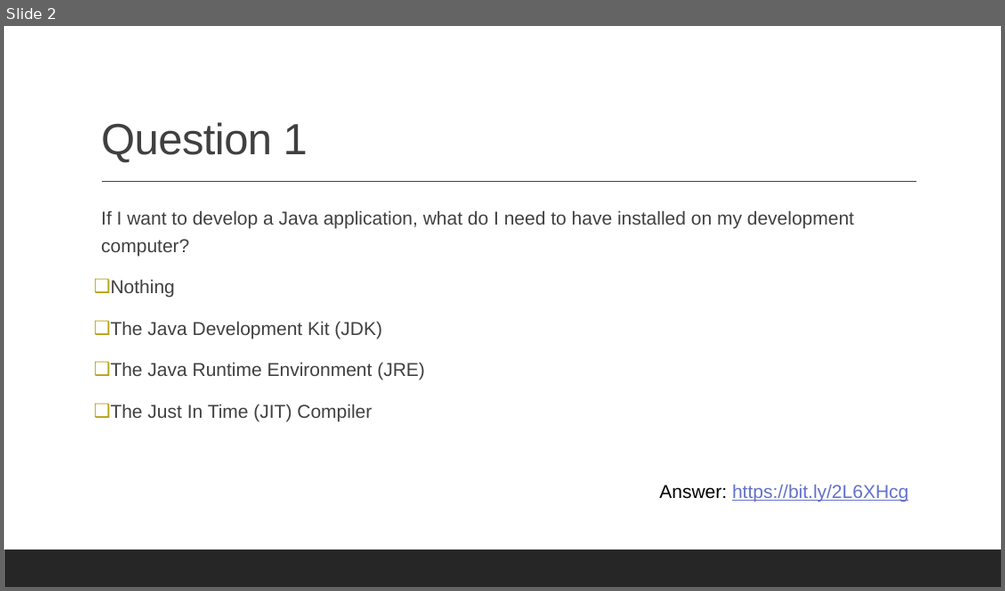
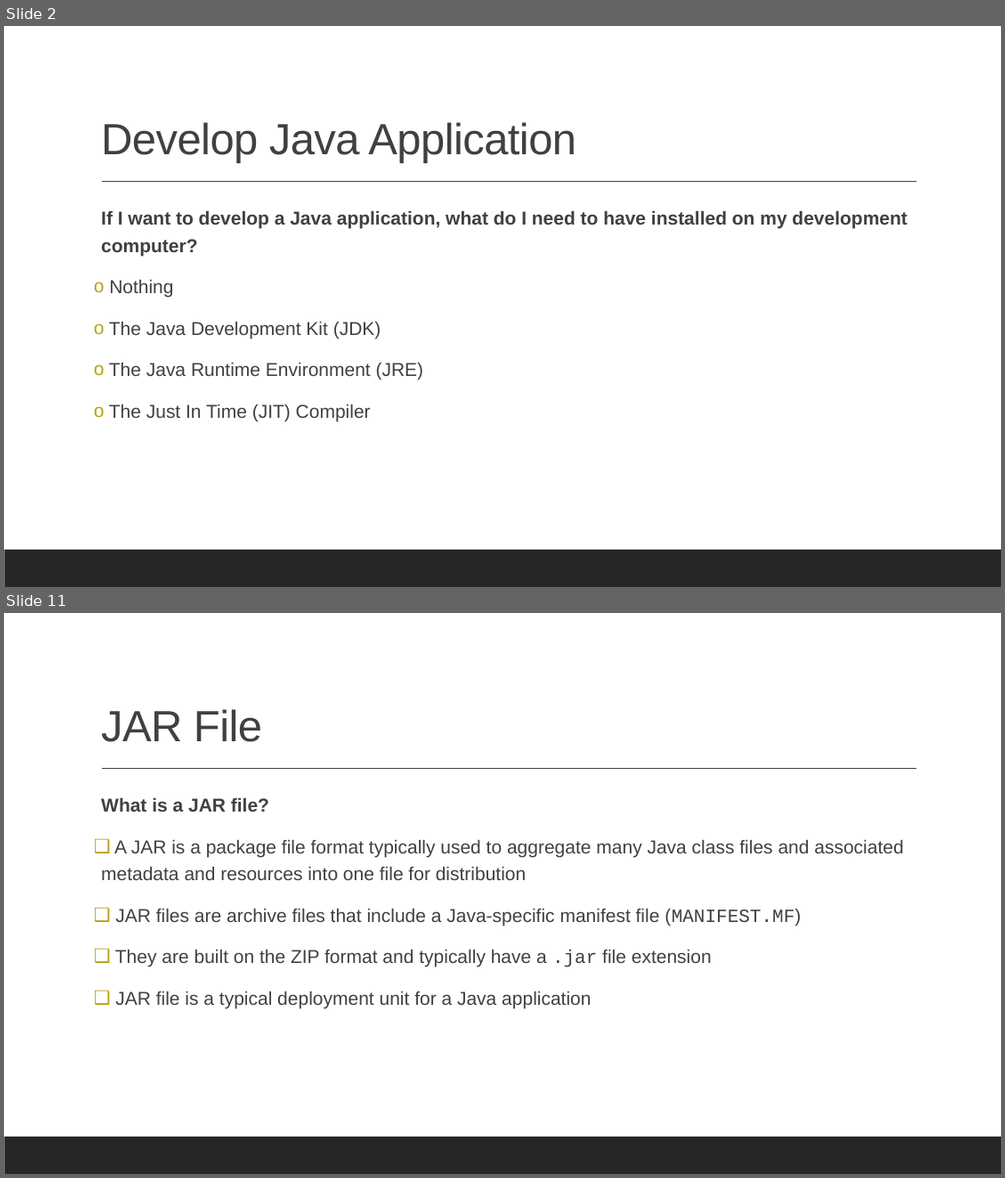
Before and after one commit to albertattard/java-boot-camp, a slide deck: assets/quiz/Quiz - 01.pptx. Shown one above the other, each under a label of ours: slide 2 before the commit, slides 2 and 11 after it; the slides between them are not shown. The pictures are 1005x591 and 1005x1178 pixels, drawn with LibreOffice and Linux fonts; fonts in the diff are those of the drawing. Boxes give left, top, right and bottom in pixels: in the first picture for what was removed or moved away, otherwise in the second. Text is boxed around its words. In the diff, an @@ line names an element or a change of style, - is before the commit and + after.

```diff
--- a/assets/quiz/Quiz - 01.pptx
+++ b/assets/quiz/Quiz - 01.pptx
@@ slide 11 added at [4, 613, 1001, 1174], background #FFFFFF; not listed: 2 template elements that a slide beside it also shows @@
@@ title added at [101, 709, 262, 742], 42 pt, text #404040 @@
+JAR File
@@ text added at [101, 797, 903, 1008], 18 pt, text #404040 @@
+  What is a JAR file?
+❑ A JAR is a package file format typically used to aggregate many Java class files and associated metadata and resources into one file for distribution
+❑ JAR files are archive files that include a Java-specific manifest file (MANIFEST.MF)
+❑ They are built on the ZIP format and typically have a .jar file extension
+❑ JAR file is a typical deployment unit for a Java application
@@ slide 2 changed as well @@
@@ title at [101, 122, 576, 163]: text changed @@
-Question 1
+Develop Java Application
@@ text "If I want to develop ..." at [101, 210, 906, 421]: bold on in "If I want to develop a Java ..."; bullet ❑ to o @@
@@ text removed at [659, 484, 908, 501] @@
-Answer: https://bit.ly/2L6XHcg
```
Also in this commit, not shown: 1 other slide changed, 15 other slides added, 3 other files.
